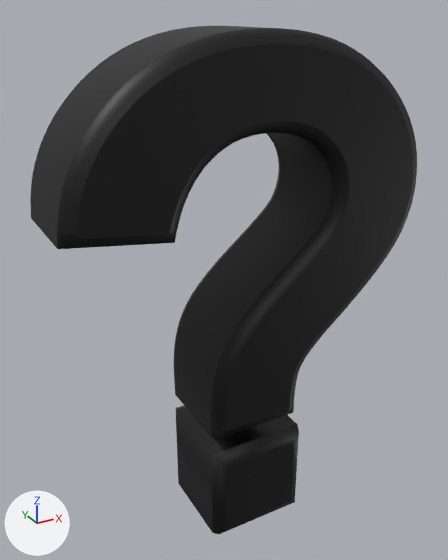
A saved change to the Blender file client/assets/blend_models/unknown.blend.
The view is the same before and after, from a 50 mm lens placed at (-0.405, -0.697, 0.727), pointed at (-0.013, 0.016, 0.371). Lighting does not change. The marker at lower left points along +X, +Y and +Z.

The first picture shows 'Text'.
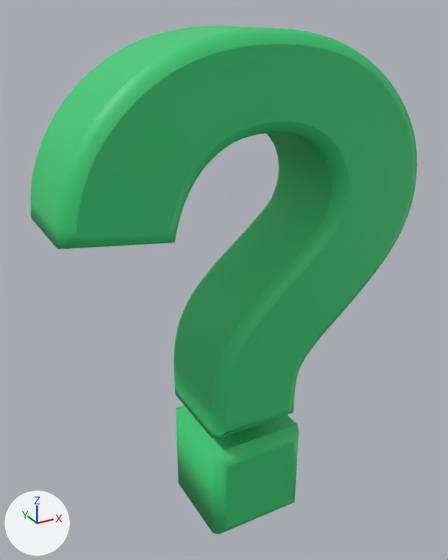
The newer file is also rescaled (x1.604), turned or shifted as a whole; pictures and numbers use the older file's frame.

Changed parts and their boxes [x1, y1, x2, y2] in the pictures (448 x 560 px):
'Text', recoloured (black to green)
    both: [30, 26, 417, 534]

The change, as a list of edits to the scene's bpy script:
```text
Add img_unknown_png:
    img_unknown_png = load_image('unknown.png', '../models/unknown.png', 128, 128, 'sRGB')
Add mat_unknown_png:
    mat_unknown_png = principled_material('unknown.png')
    mat_unknown_png.texture = img_unknown_png
Change me_mesh:
    where me_mesh.from_pydata(...)  # 1930 vertices, 1343 faces; spans x -0.195..0.188, y -0.006..0.527, z -0.058..0.058
    remove me_mesh.materials.append(mat_untitled_001)  # picture img_untitled_001
    add me_mesh.materials.append(mat_unknown_png)  # picture img_unknown_png
```
